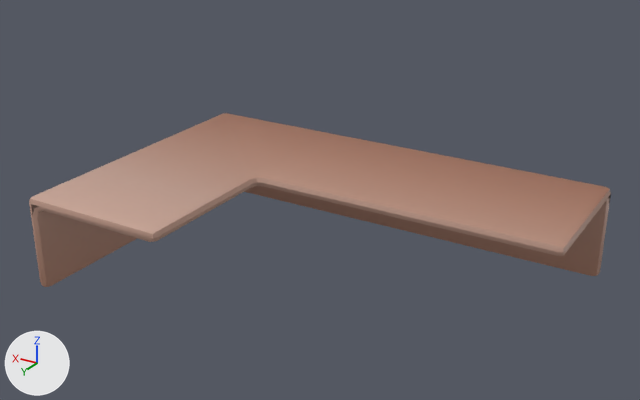
The FBX model Assets/Arts/Envi/Props/Props_Table_03.fbx: old version first, new version second.
Both versions are drawn from a camera (50 mm lens) standing at (-3.0, 4.82, 2.72) and looking at (-0.36, 0.43, 0.53). Lighting does not change. The marker at lower left points along +X, +Y and +Z. The first picture is the older version. Vertices at exactly the same position are counted once.

The first picture shows 'Props_Table_03'.
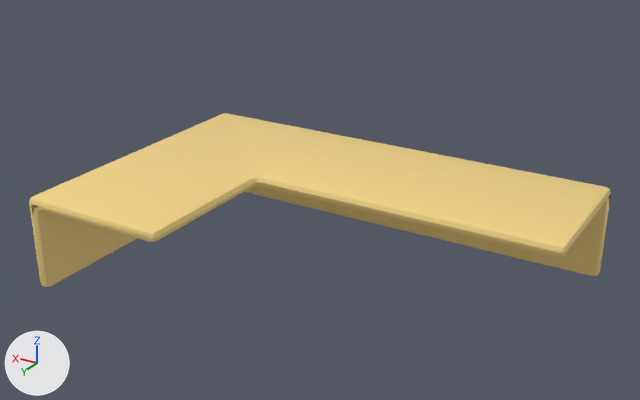
Location of each change, (x1, y1, x2, y2) in pixels of the pictures (640 x 400 px):
'Props_Table_03', surface changed (beige to yellow)
    both: (29, 113, 611, 287)

The change, as a list of edits to the scene's bpy script:
```text
Add img_warna_baruuu_png:
    img_warna_baruuu_png = load_image('warna baruuu.png', '../Texture/warna baruuu.png', 1024, 1024, 'sRGB')
Change mat_tex_env:
    mat_tex_env.texture: img_tex_env_png -> img_warna_baruuu_png
Change me_cube_017:
    where me_cube_017.from_pydata(...)  # 147 vertices, 133 faces; spans x -2.5..0.5, y -0.5..1.5, z -0.53..0.1
    used by ob_props_table_03; location = (0.571, 0.0, 0.527)
    me_cube_017 part 1: texture (UV) coordinates of 133 of 133 faces, centred in x -2.49..0.5, y -0.5..1.49, z -0.52..0.1, changed; they spanned u 0.25..0.37, v 0.63..0.71 and now span u 0.13..0.24, v 0.78..0.85
```
